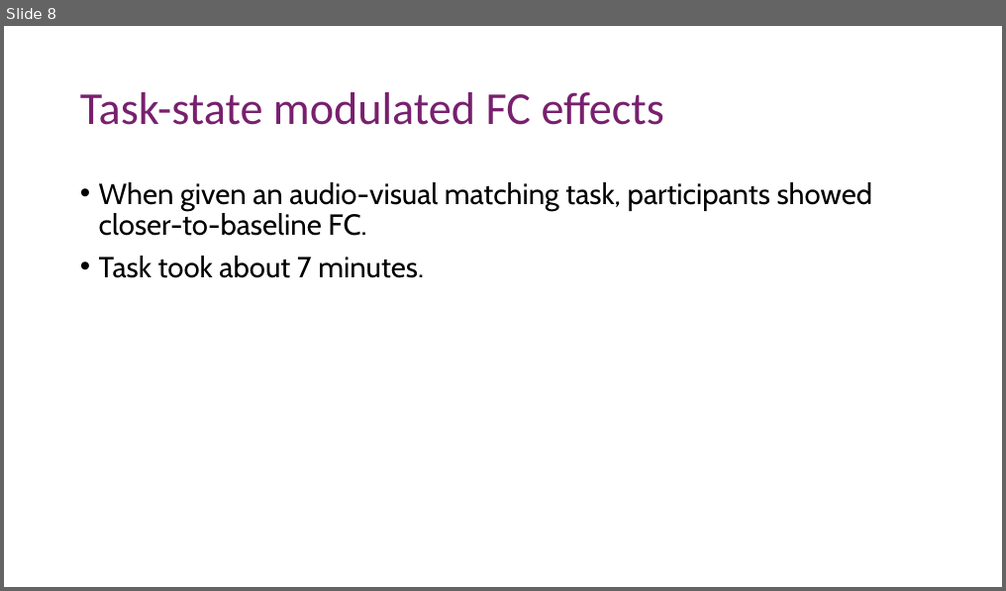
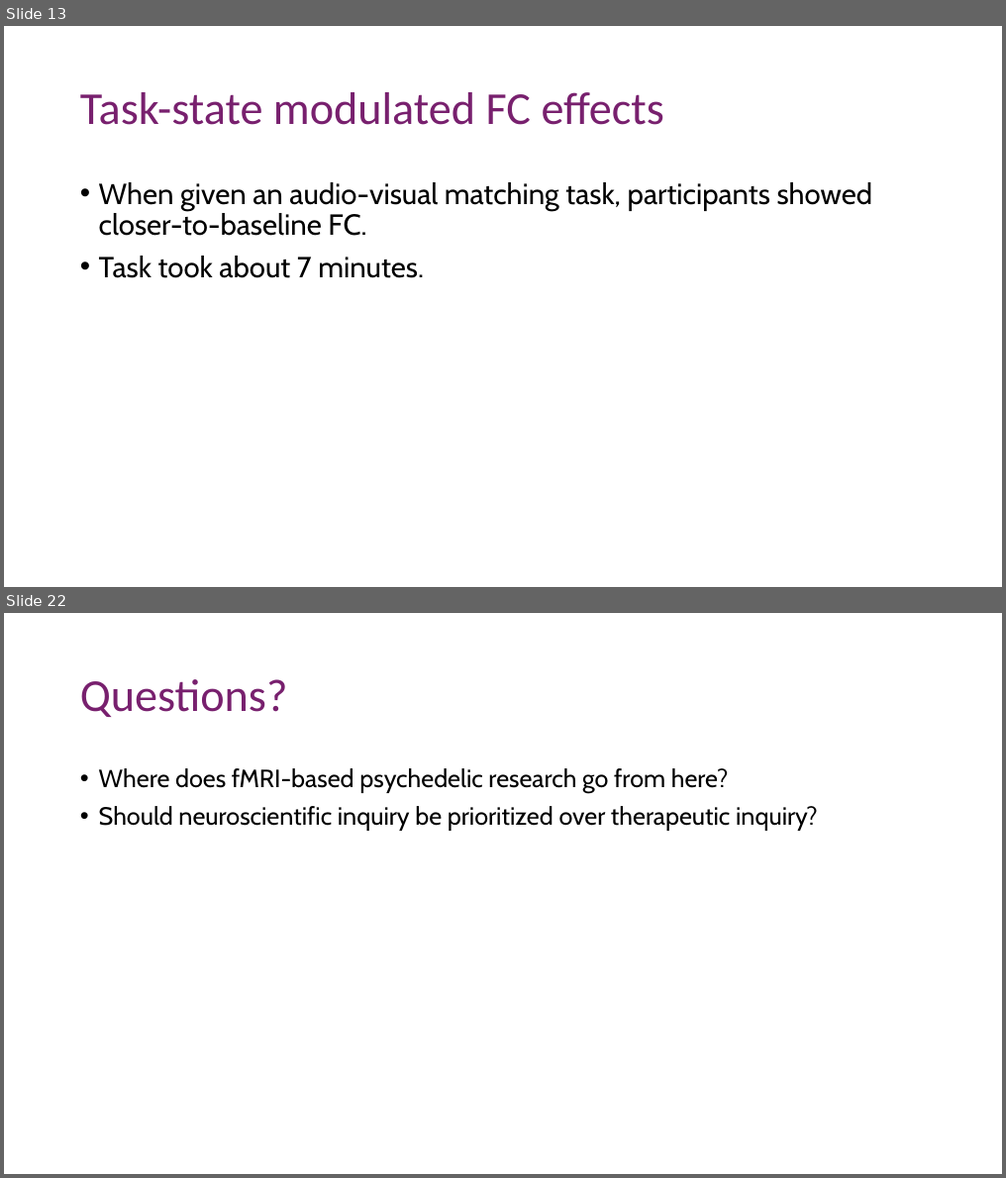
Before and after one commit to nghess/cnjc, a slide deck: psilocybin_fc/siegel_etal_2024.pptx. Shown one above the other, each under a label of ours: slide 8 before the commit, slides 13 and 22 after it; the slides between them are not shown. The pictures are 1006x591 and 1006x1178 pixels, drawn with LibreOffice and Linux fonts; fonts in the diff are those of the drawing. Boxes give left, top, right and bottom in pixels: in the first picture for what was removed or moved away, otherwise in the second. Text is boxed around its words. In the diff, an @@ line names an element or a change of style, - is before the commit and + after.

```diff
--- a/psilocybin_fc/siegel_etal_2024.pptx
+++ b/psilocybin_fc/siegel_etal_2024.pptx
@@ slide 22 added at [4, 613, 1002, 1174], background #FFFFFF @@
@@ title added at [80, 679, 288, 717], 44 pt, text #78206E @@
+Questions?
@@ text added at [99, 768, 818, 831], 24 pt, text #000000 @@
+• Where does fMRI-based psychedelic research go from here?
+• Should neuroscientific inquiry be prioritized over therapeutic inquiry?
@@ what was slide 8 is now slide 13 @@
```
Also in this commit, not shown: 6 slides changed, 11 other slides added, 1 slide removed, 9 other files.
